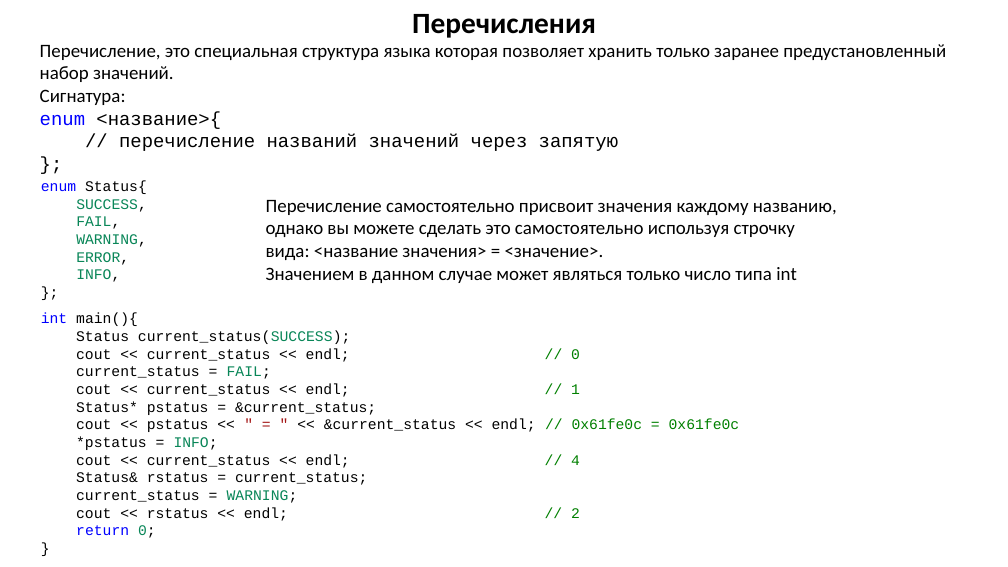
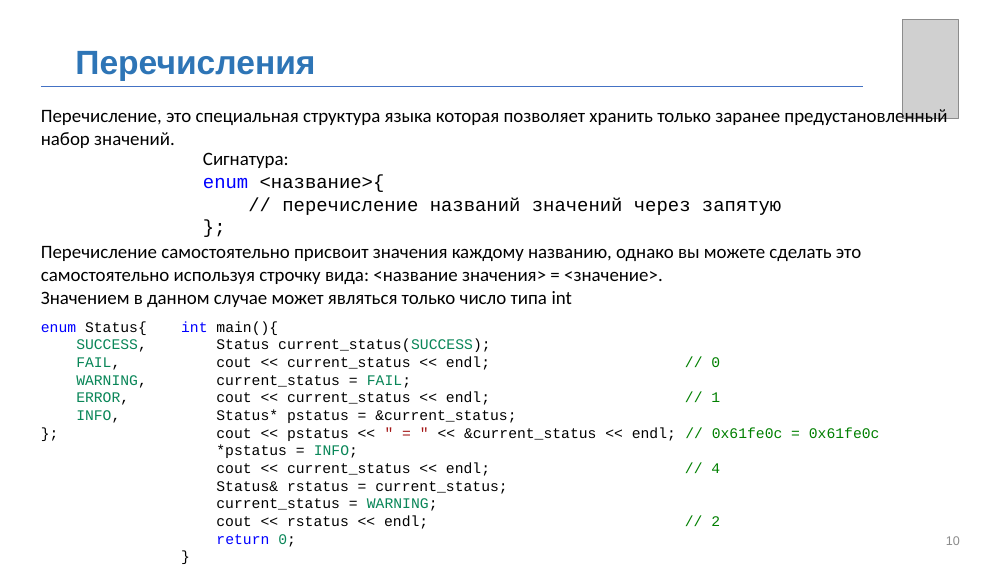
Before and after one commit to MUCTR-IKT-CPP/cpp_course, a slide deck: slide 10 of Лекции/2022/3/Пользовательские типы, структры, объединения.pptx (slide 9 before the commit). Drawn at 1008x567 pixels with LibreOffice and Linux fonts; fonts in the diff are those of the drawing; grey boxes stand for pictures; background and template pictures are left out. Boxes give left, top, right and bottom in pixels: in the first picture for what was removed or moved away, otherwise in the second. Text is boxed around its words. In the diff, an @@ line names an element or a change of style, - is before the commit and + after.

```diff
--- a/Лекции/2022/3/Пользовательские типы, структры, объединения.pptx
+++ b/Лекции/2022/3/Пользовательские типы, структры, объединения.pptx
@@ picture added at bbox=[902, 20, 958, 119] @@
@@ text at bbox=[40, 44, 946, 82]: paragraph removed @@
-Перечисление, это специальная структура языка которая позволяет хранить только заранее предустановленный набор значений.
@@ text "Перечисления": place and size @@
-text "Перечисления" at bbox=[412, 14, 596, 38]
+text "Перечисления" at bbox=[75, 51, 315, 81]
@@ text "Перечисления" at bbox=[75, 51, 315, 81]: size 28 to 32 pt, font Calibri to Arial, text colour #000000 to #2E75B6; alignment centre to left; vertical alignment top to middle @@
@@ line added from (41, 86) to (864, 86), #4472C4 0.5 pt @@
@@ text "Перечисление, это специальная структура языка ...": place and size @@
-text "Перечисление, это специальная структура языка ..." at bbox=[266, 200, 837, 283]
+text "Перечисление, это специальная структура языка ..." at bbox=[41, 107, 947, 307]
@@ text at bbox=[41, 107, 947, 148]: paragraph added @@
+Перечисление, это специальная структура языка которая позволяет хранить только заранее предустановленный набор значений.
@@ text "Сигнатура:": place and size @@
-text "Сигнатура:" at bbox=[40, 44, 946, 151]
+text "Сигнатура:" at bbox=[203, 152, 781, 215]
@@ text "enum Status{": place and size @@
-text "enum Status{" at bbox=[41, 180, 147, 282]
+text "enum Status{" at bbox=[41, 321, 147, 423]
@@ text "int main(){": place and size @@
-text "int main(){" at bbox=[41, 313, 740, 538]
+text "int main(){" at bbox=[181, 321, 880, 547]
@@ page number added at bbox=[946, 536, 960, 545], 12 pt, text #8C8C8C @@
+10
```
Also in this commit, not shown: 19 other slides changed, 2 slides added, 1 slide removed, 5 other files.
